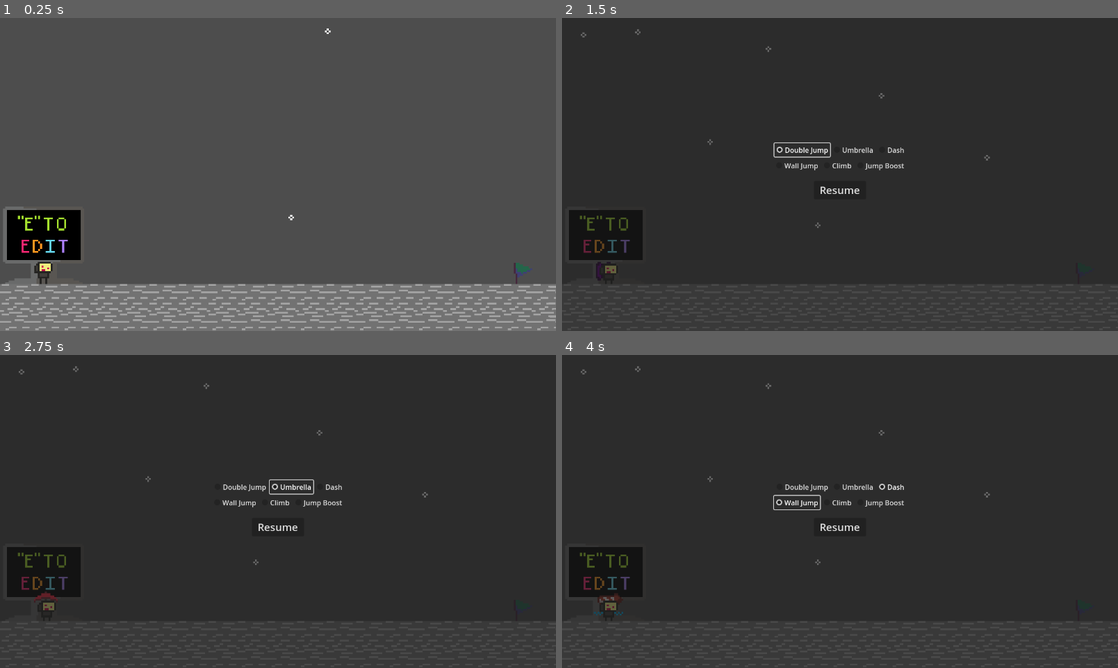
Above: before the commit, frames 1-4 (two rows, left to right).
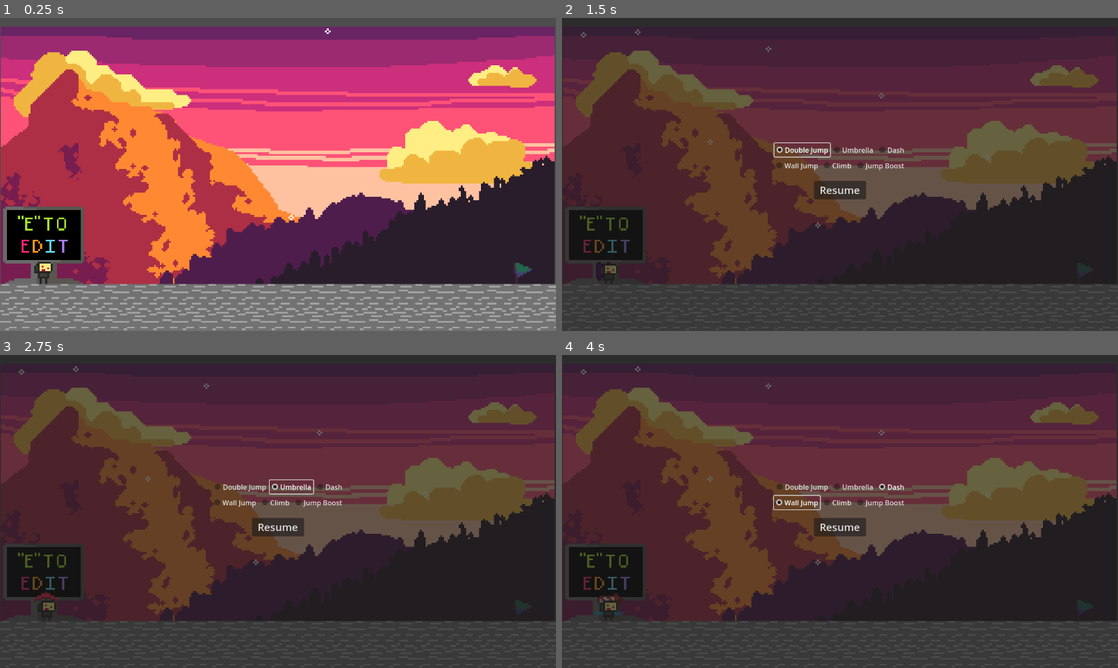
Above: after the commit, the same moments.

Repository: arcality/Built-to-Scale-GMTK-2024
Game: Godot game, scene res://scenes/main.tscn
Same seed, same stepped clock (60 frames per second), same inputs: the game is played once before the commit and once after it. The engine's default icon, where the game draws it, is replaced by a stand-in: a white triangle on a blue panel in a dark square.
Inputs (mouse positions are in pixels of both pictures, inside the frame that each line leads up to):
- Up to frame 1 (0.25 s): no input
- Up to frame 2 (1.5 s): tap Enter at 0.5 s; move the mouse to (962, 158) at 0.52 s; hold D (move_right) 0.53-1.25 s; tap E (edit) at 0.6 s; click (962, 158) at 0.67 s; tap Space (jump) at 0.77 s; click "Double Jump" at 1.25 s
- Up to frame 3 (2.75 s): click "Umbrella" at 2 s
- Up to frame 4 (4 s): click "Dash" at 2.75 s; click "Wall Jump" at 3.5 s

The runs differ from the first frame. In frame 1, 79% of the frame differs, in the area x 0-100%, y 2-86%; in frame 2, 56%; in frame 3, 56%; in frame 4, 56%.

Commit message:
implemented background

Diff:
--- a/scenes/main.tscn
+++ b/scenes/main.tscn
@@ -1,9 +1,10 @@
-[gd_scene load_steps=10 format=3 uid="uid://v30ilrrghva1"]
+[gd_scene load_steps=11 format=3 uid="uid://v30ilrrghva1"]
 
 [ext_resource type="Script" path="res://scripts/main.gd" id="1_8n6hf"]
 [ext_resource type="PackedScene" uid="uid://dujgkqlppnd1d" path="res://scenes/temp_terrain.tscn" id="1_k1u6s"]
 [ext_resource type="PackedScene" uid="uid://1rumcv8m0vud" path="res://scenes/snow_fall.tscn" id="2_awtdv"]
-[ext_resource type="PackedScene" path="res://scenes/death_zone.tscn" id="2_qfu47"]
+[ext_resource type="PackedScene" uid="uid://cctium1kl6vc2" path="res://scenes/death_zone.tscn" id="2_qfu47"]
+[ext_resource type="Texture2D" uid="uid://bjfdy1kghhdj3" path="res://assets/sprites/fixed sprites/mountain_backgorund.png" id="2_sn1e6"]
 [ext_resource type="PackedScene" uid="uid://dol4ikt2xc18v" path="res://scenes/player.tscn" id="2_tyjf3"]
 [ext_resource type="PackedScene" uid="uid://ce5q1qa0j4hhh" path="res://scenes/edit_area.tscn" id="4_lfd5i"]
 [ext_resource type="PackedScene" uid="uid://beebwu1e2xqof" path="res://scenes/edit_menu.tscn" id="6_ty4xn"]
@@ -12,6 +13,11 @@
 
 [node name="Main" type="Node"]
 script = ExtResource("1_8n6hf")
+
+[node name="Background" type="Sprite2D" parent="."]
+position = Vector2(640, 360)
+scale = Vector2(4.25, 4.25)
+texture = ExtResource("2_sn1e6")
 
 [node name="SnowFall" parent="." instance=ExtResource("2_awtdv")]
 
--- a/scripts/main.gd
+++ b/scripts/main.gd
@@ -70,7 +70,7 @@
 		if i.name.to_lower().contains("level"):
 			remove_child(i)
 	add_child(levels[new_level])
-	move_child(levels[new_level], 3)
+	move_child(levels[new_level], 4)
 	$Player.position = level_spawns[new_level]
 	$Player.spawn_position = level_spawns[new_level]
 	$edit_area.position = level_spawns[new_level]
